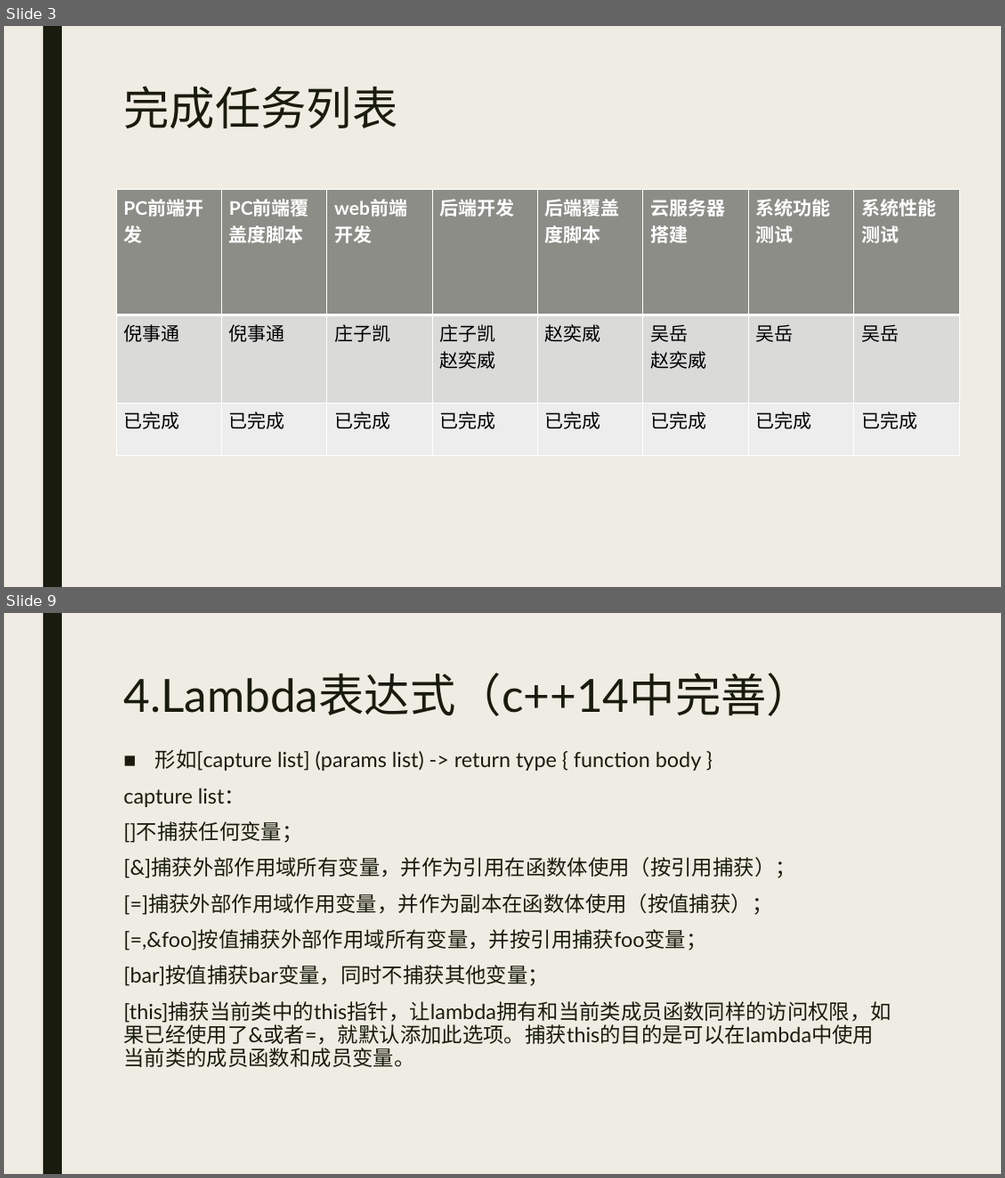
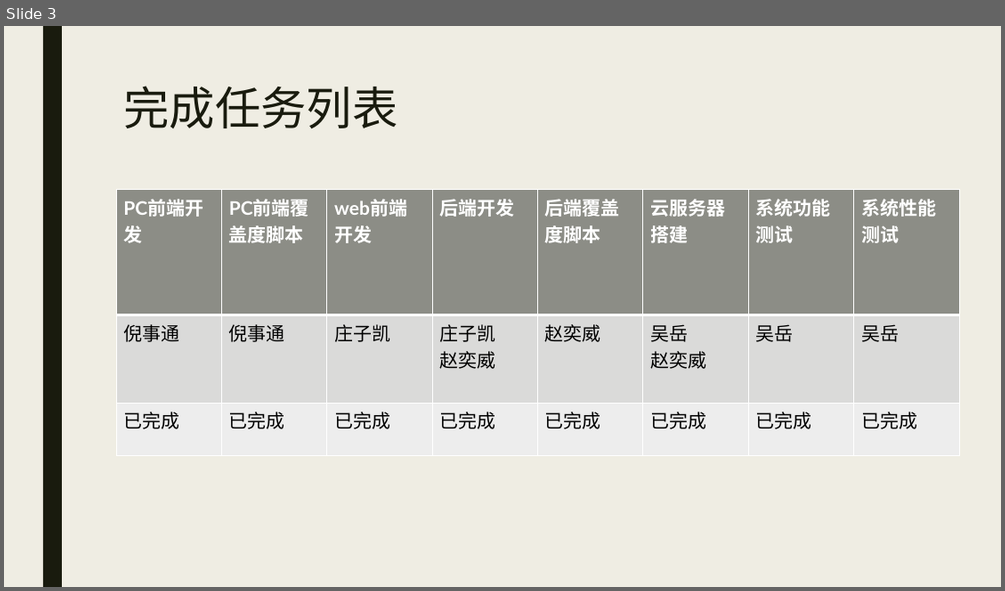
Before and after one commit to DestinyCoderWY/Timeline, a slide deck: 7.展示PPT/Timeline展示PPT.pptx. Shown one above the other, each under a label of ours: slides 3 and 9 before the commit, slide 3 after it; the slides between them are not shown. The pictures are 1005x1178 and 1005x591 pixels, drawn with LibreOffice and Linux fonts; fonts in the diff are those of the drawing. Boxes give left, top, right and bottom in pixels: in the first picture for what was removed or moved away, otherwise in the second. Text is boxed around its words. In the diff, an @@ line names an element or a change of style, - is before the commit and + after.

```diff
--- a/7.展示PPT/Timeline展示PPT.pptx
+++ b/7.展示PPT/Timeline展示PPT.pptx
@@ slide 9 removed at <box>4,613,1001,1174</box>, background #EFEDE3; not listed: 1 template element that a slide beside it also shows @@
@@ title removed at <box>123,673,812,716</box> @@
-4.Lambda表达式（c++14中完善）
@@ text removed at <box>123,749,891,1067</box> @@
-■ 形如[capture list] (params list) -> return type { function body }
-capture list：
-[]不捕获任何变量；
-[&]捕获外部作用域所有变量，并作为引用在函数体使用（按引用捕获）；
-[=]捕获外部作用域作用变量，并作为副本在函数体使用（按值捕获）；
-[=,&foo]按值捕获外部作用域所有变量，并按引用捕获foo变量；
-[bar]按值捕获bar变量，同时不捕获其他变量；
-[this]捕获当前类中的this指针，让lambda拥有和当前类成员函数同样的访问权限，如果已经使用了&或者=，就默认添加此选项。捕获this的目的是可以在lambda中使用当前类的成员函数和成员变量。
```
Also in this commit, not shown: 3 slides changed, 16 slides added, 18 other slides removed, 1 other file.
